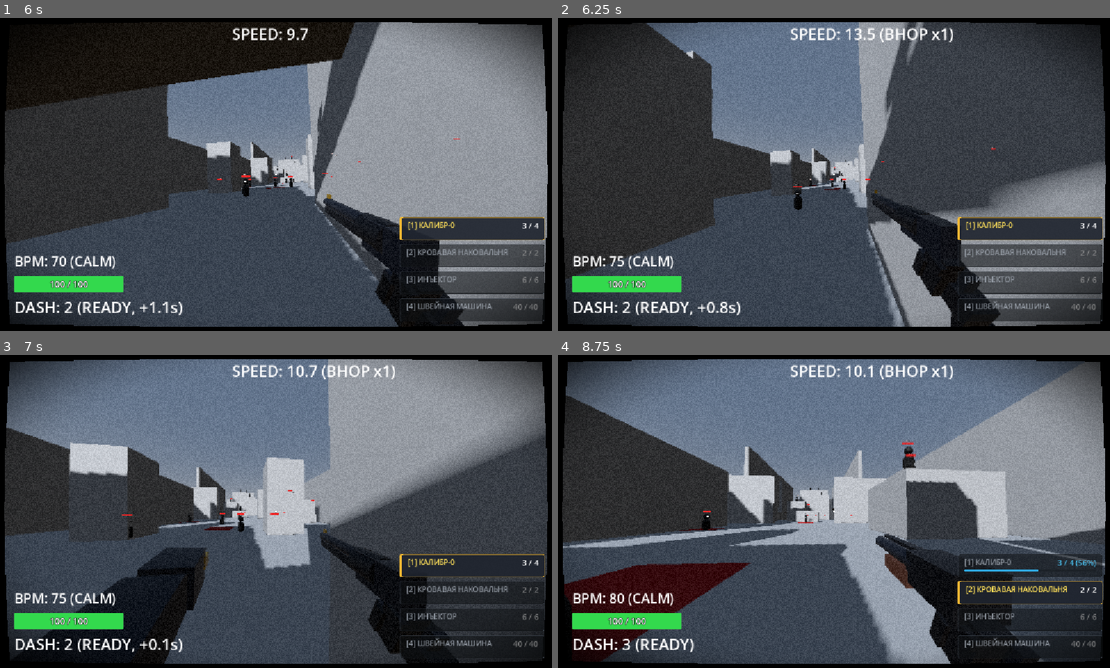
Above: before the commit, frames 1-4 (two rows, left to right).
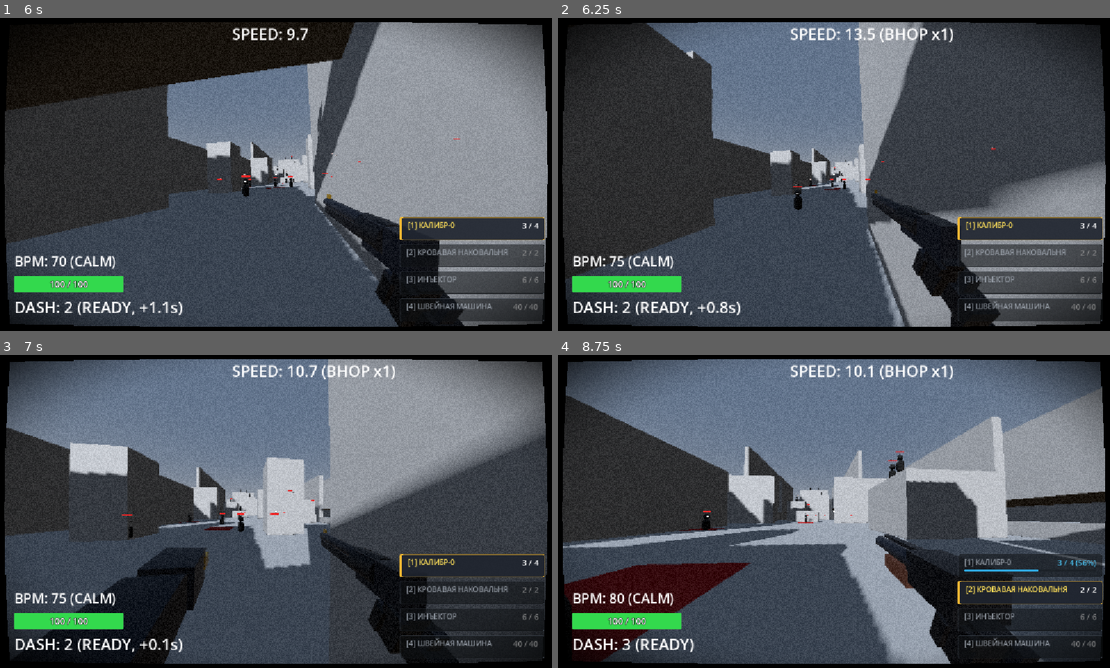
Above: after the commit, the same moments.

Repository: ggou3/voidkill
Game: Godot game, scene res://test_arena.tscn
The game is run twice, just before and just after one commit, with the same random seed, the same clock (stepped at 60 frames per second) and the same inputs. This scene is started directly instead of the project's main scene.
Inputs (mouse positions are in pixels of both pictures, inside the frame that each line leads up to):
- Up to frame 1 (6 s): tap Enter at 0.5 s; move the mouse to (309, 174) at 0.52 s; hold F (melee) 0.53-1.28 s; hold W (move_forward) 0.53-5.78 s; tap Space (jump) at 0.77, 1.07, 1.52, 1.55, 1.82, 3.02, 3.32, 3.77, 3.8, 4.07, 4.52, 4.82 s; tap C (slam) at 0.8, 1.35, 3.05, 5.3, 5.85 s; move the mouse to (248, 174) at 1.27 s; move the mouse to (292, 168) at 2.02 s; hold Space (jump) 2.03-2.78 s; tap F (melee) at 2.3, 4.35 s; move the mouse to (270, 180) at 2.77 s; right-click (270, 180) at 2.85 s; move the mouse to (320, 177) at 3.52 s; hold Shift (dash) 3.53-4.28 s; move the mouse to (231, 171) at 4.27 s; move the mouse to (281, 174) at 5.02 s; press the mouse at (281, 174) at 5.03 s; move the mouse to (253, 168) at 5.77 s; release the mouse at (253, 168) at 5.78 s; hold D (move_right) from 5.78 s (still down)
- Up to frame 2 (6.25 s): keep holding D (move_right); tap Space (jump) at 6.02, 6.05 s
- Up to frame 3 (7 s): tap Space (jump) at 6.32, 6.77 s; move the mouse to (309, 511) at 6.52 s; release D (move_right) at 6.53 s; hold W (move_forward) from 6.53 s (still down); hold Ctrl (slide) from 6.53 s (still down); tap F (melee) at 6.8 s
- Up to frame 4 (8.75 s): keep holding W (move_forward); tap Space (jump) at 7.07, 7.52, 7.82 s; move the mouse to (806, 511) at 7.27 s; release Ctrl (slide) at 7.28 s; tap 1 at 7.35 s; tap C (slam) at 7.55 s; move the mouse to (850, 505) at 8.02 s; hold Space (jump) from 8.03 s (still down); tap 2 at 8.1 s

Frame 1 is identical in both runs. In frame 2, 0.7% of the frame differs, in the area x 59-66%, y 1-35%; in frame 3, 0.2%; in frame 4, 3.4%, in the area x 59-100%, y 5-54%.

Commit message:
Implement enemy ballistic jumps via NavigationLink3D for vertical platform traversal

Diff:
--- a/enemy.gd
+++ b/enemy.gd
@@ -36,9 +36,13 @@
 var debug_diag_timer: float = 0.0
 var current_target_vel: Vector3 = Vector3.ZERO
 var unreachable_timer: float = 0.0
-const UNREACHABLE_TIMEOUT: float = 2.0
+const UNREACHABLE_TIMEOUT: float = 3.5
 var repath_cooldown_timer: float = 0.0
 const REPATH_COOLDOWN: float = 2.0
+
+var is_jumping_link: bool = false
+var jump_grace_timer: float = 0.0
+var jump_timeout: float = 0.0
 
 var is_inflated: bool = false
 var was_killed_by_melee: bool = false
@@ -96,6 +100,7 @@
 	if nav_agent:
 		nav_agent.avoidance_enabled = avoidance_enabled
 		nav_agent.velocity_computed.connect(_on_velocity_computed)
+		nav_agent.link_reached.connect(_on_link_reached)
 
 	_setup_health_bar()
 
@@ -204,13 +209,29 @@
 			needle_count = write_idx
 			_update_needle_visuals()
 
-	match current_state:
-		State.IDLE:
-			_process_idle(delta)
-		State.CHASE:
-			_process_chase(delta)
-		State.ATTACK:
-			_process_attack(delta)
+	if is_jumping_link:
+		jump_grace_timer -= delta
+		jump_timeout -= delta
+		# Приземление: после выхода из grace-таймера при касании пола или по таймауту
+		if jump_grace_timer <= 0.0 and ((is_on_floor() and velocity.y <= 0.5) or jump_timeout <= 0.0):
+			is_jumping_link = false
+			velocity.x = 0.0
+			velocity.z = 0.0
+			path_update_timer = 0.0
+			unreachable_timer = 0.0
+			if nav_agent:
+				nav_agent.set_velocity(Vector3.ZERO)
+			print("[%s] NavigationLink3D LANDED (floor: %s, vel.y: %.2f, timeout: %s)" % [
+				name, is_on_floor(), velocity.y, jump_timeout <= 0.0
+			])
+	else:
+		match current_state:
+			State.IDLE:
+				_process_idle(delta)
+			State.CHASE:
+				_process_chase(delta)
+			State.ATTACK:
+				_process_attack(delta)
 
 	pre_move_velocity = velocity
 	move_and_slide()
@@ -227,15 +248,18 @@
 	match current_state:
 		State.IDLE:
 			target_player = null
+			is_jumping_link = false
 		State.CHASE:
 			path_update_timer = 0.0
 		State.ATTACK:
 			velocity.x = 0.0
 			velocity.z = 0.0
+			is_jumping_link = false
 			# На первый контакт (вход в зону атаки) обязательная задержка перед ударом
 			attack_timer = max(attack_timer, reaction_delay)
 			hit_reaction_timer = max(hit_reaction_timer, reaction_delay)
 		State.DEAD:
+			is_jumping_link = false
 			die()
 
 func _process_idle(delta):
@@ -330,6 +354,8 @@
 			_apply_movement(Vector3.ZERO, delta)
 
 func _on_velocity_computed(safe_velocity: Vector3):
+	if is_jumping_link:
+		return
 	var final_target = safe_velocity
 	# Мёртвая зона avoidance: если вектор уклонения незначительно отличается от прямого пути
 	# (< avoidance_deadzone), игнорируем микро-поправку avoidance.
@@ -416,6 +442,74 @@
 	set_state(State.CHASE)
 	if is_instance_valid(nav_agent):
 		nav_agent.target_position = target_player.global_position
+
+func _on_link_reached(details: Dictionary):
+	if is_jumping_link or current_state == State.DEAD:
+		return
+
+	var exit_pos: Vector3 = details.get("link_exit_position", Vector3.ZERO)
+
+	# Фолбэк на owner (NavigationLink3D), если exit_pos не передан напрямую
+	if exit_pos == Vector3.ZERO:
+		var link_node = details.get("owner") as NavigationLink3D
+		if link_node:
+			var p_start = link_node.global_transform * link_node.start_position
+			var p_end = link_node.global_transform * link_node.end_position
+			if global_position.distance_squared_to(p_start) < global_position.distance_squared_to(p_end):
+				exit_pos = p_end
+			else:
+				exit_pos = p_start
+
+	if exit_pos == Vector3.ZERO:
+		return
+
+	_start_link_jump(exit_pos)
+
+func _start_link_jump(target_pos: Vector3):
+	var delta_pos = target_pos - global_position
+	var delta_h = Vector3(delta_pos.x, 0.0, delta_pos.z)
+	var dist_h = delta_h.length()
+	var delta_y = delta_pos.y
+
+	# Эффективная гравитация врага: gravity * 2.0 (как в _physics_process)
+	var eff_gravity: float = gravity * 2.0
+	if eff_gravity <= 0.1:
+		eff_gravity = 19.6
+
+	# Расчёт высоты апекса траектории над текущей точкой
+	var h_apex: float
+	if delta_y >= 0.0:
+		# Прыжок вверх: апекс выше целевой площадки на 1.5м (минимум 2.5м над стартом)
+		h_apex = max(delta_y + 1.5, 2.5)
+	else:
+		# Прыжок вниз: мягкий перескок вверх на 1.2м над стартовой точкой
+		h_apex = 1.2
+
+	var v_y: float = sqrt(2.0 * eff_gravity * h_apex)
+	var t_up: float = v_y / eff_gravity
+	var fall_height: float = max(0.01, h_apex - delta_y)
+	var t_down: float = sqrt(2.0 * fall_height / eff_gravity)
+	var t_total: float = t_up + t_down
+
+	var horiz_vel: Vector3 = Vector3.ZERO
+	if t_total > 0.01:
+		horiz_vel = delta_h / t_total
+	elif dist_h > 0.01:
+		horiz_vel = delta_h.normalized() * move_speed
+
+	velocity = Vector3(horiz_vel.x, v_y, horiz_vel.z)
+	is_jumping_link = true
+	jump_grace_timer = 0.25
+	jump_timeout = t_total + 1.2
+	unreachable_timer = 0.0
+
+	# Поворачиваемся в сторону прыжка
+	if dist_h > 0.01:
+		rotation.y = atan2(-delta_h.x, -delta_h.z)
+
+	print("[%s] NavigationLink3D JUMP -> target %s, dy=%.2f, dh=%.2f, v=(%.1f, %.1f, %.1f), t_flight=%.2fs" % [
+		name, target_pos, delta_y, dist_h, velocity.x, velocity.y, velocity.z, t_total
+	])
 
 func _on_detection_area_body_entered(body: Node3D):
 	if body.is_in_group("player") and current_state == State.IDLE:
@@ -588,6 +682,8 @@
 
 	# Разделяем входящий импульс
 	knockback_velocity = Vector3(knockback_vector.x, 0, knockback_vector.z)
+	if is_shockwave or is_execute or is_melee or knockback_vector.length_squared() > 10.0:
+		is_jumping_link = false
 
 	# При melee-ударе активируем окно отслеживания удара об стену только для мощной ударной волны или добивания
 	if is_shockwave or is_execute:
--- a/test_arena.tscn
+++ b/test_arena.tscn
@@ -114,10 +114,20 @@
 use_collision = true
 size = Vector3(1, 11, 50)
 
-[node name="Z3_EastWall" type="CSGBox3D" parent="NavigationRegion3D/Zone3_GrandArena"]
-transform = Transform3D(1, 0, 0, 0, 1, 0, 0, 0, 1, 20.5, 5.5, -50)
-use_collision = true
-size = Vector3(1, 11, 50)
+[node name="Z3_EastWallNorth" type="CSGBox3D" parent="NavigationRegion3D/Zone3_GrandArena"]
+transform = Transform3D(1, 0, 0, 0, 1, 0, 0, 0, 1, 20.5, 5.5, -64)
+use_collision = true
+size = Vector3(1, 11, 22)
+
+[node name="Z3_EastWallSouth" type="CSGBox3D" parent="NavigationRegion3D/Zone3_GrandArena"]
+transform = Transform3D(1, 0, 0, 0, 1, 0, 0, 0, 1, 20.5, 5.5, -36)
+use_collision = true
+size = Vector3(1, 11, 22)
+
+[node name="Z3_EastBalconyRailing" type="CSGBox3D" parent="NavigationRegion3D/Zone3_GrandArena"]
+transform = Transform3D(1, 0, 0, 0, 1, 0, 0, 0, 1, 20.5, 0.6, -50)
+use_collision = true
+size = Vector3(1, 1.2, 6)
 
 [node name="Z3_PillarWest" type="CSGBox3D" parent="NavigationRegion3D/Zone3_GrandArena"]
 transform = Transform3D(1, 0, 0, 0, 1, 0, 0, 0, 1, -8, 4, -40)
@@ -302,6 +312,38 @@
 use_collision = true
 size = Vector3(1, 15, 220)
 
+[node name="NavigationLinks" type="Node3D" parent="NavigationRegion3D"]
+
+[node name="NavLink_Z4_Ground_To_Tier1" type="NavigationLink3D" parent="NavigationRegion3D/NavigationLinks"]
+transform = Transform3D(1, 0, 0, 0, 1, 0, 0, 0, 1, 0, 0.4, -78)
+end_position = Vector3(0, 3, -5)
+bidirectional = true
+
+[node name="NavLink_Z4_Tier1_To_Tier2" type="NavigationLink3D" parent="NavigationRegion3D/NavigationLinks"]
+transform = Transform3D(1, 0, 0, 0, 1, 0, 0, 0, 1, 0, 3.4, -85)
+end_position = Vector3(-5, 4, -7)
+bidirectional = true
+
+[node name="NavLink_Z4_Tier2_To_Tier3" type="NavigationLink3D" parent="NavigationRegion3D/NavigationLinks"]
+transform = Transform3D(1, 0, 0, 0, 1, 0, 0, 0, 1, -5, 7.4, -95.5)
+end_position = Vector3(9, 4, -7.5)
+bidirectional = true
+
+[node name="NavLink_Z4_Tier3_To_Apex" type="NavigationLink3D" parent="NavigationRegion3D/NavigationLinks"]
+transform = Transform3D(1, 0, 0, 0, 1, 0, 0, 0, 1, 4, 11.4, -106.5)
+end_position = Vector3(-4, 4, -8)
+bidirectional = true
+
+[node name="NavLink_Z3_Ground_To_Sniper" type="NavigationLink3D" parent="NavigationRegion3D/NavigationLinks"]
+transform = Transform3D(1, 0, 0, 0, 1, 0, 0, 0, 1, 9.5, 0.4, -55)
+end_position = Vector3(3, 5, 0)
+bidirectional = true
+
+[node name="NavLink_Z3_To_Z7_Balcony" type="NavigationLink3D" parent="NavigationRegion3D/NavigationLinks"]
+transform = Transform3D(1, 0, 0, 0, 1, 0, 0, 0, 1, 18.5, 0.4, -50)
+end_position = Vector3(4, 4, 0)
+bidirectional = true
+
 [node name="BloodPools" type="Node3D" parent="."]
 
 [node name="Pool_Z1_Start" parent="BloodPools" instance=ExtResource("3_blood_pool")]
Not shown, changed: DESIGN.md
